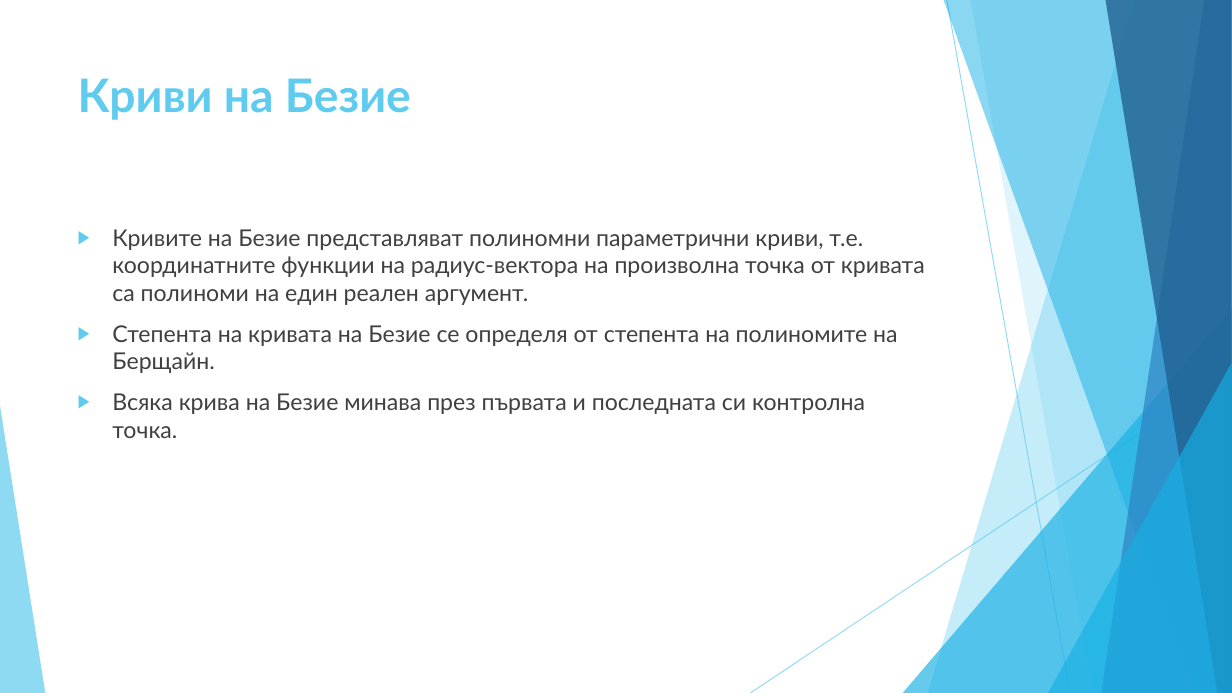
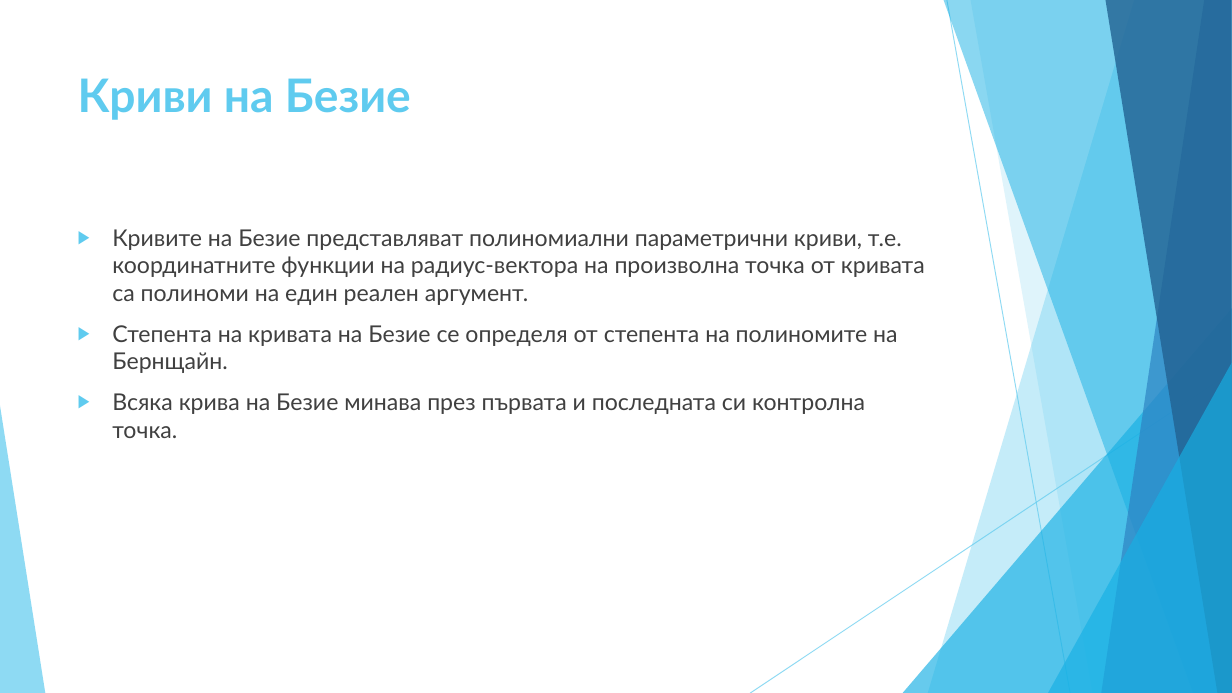
Before and after one commit to todorzhelev/STS, a slide deck: slide 2 of presentation/PresentationFinal.pptx. Drawn at 1232x693 pixels with LibreOffice and Linux fonts; fonts in the diff are those of the drawing. Boxes give left, top, right and bottom in pixels: in the first picture for what was removed or moved away, otherwise in the second. Text is boxed around its words. In the diff, an @@ line names an element or a change of style, - is before the commit and + after.

Commit message:
- changes to the presentation

```diff
--- a/presentation/PresentationFinal.pptx
+++ b/presentation/PresentationFinal.pptx
@@ text at <box>112,229,925,373</box>: text changed @@
-▶ Кривите на Безие представляват полиномни параметрични криви, т.е. координатните функции на радиус-вектора на произволна точка от кривата са полиноми на един реален аргумент.
-▶ Степента на кривата на Безие се определя от степента на полиномите на Берщайн.
+▶ Кривите на Безие представляват полиномиални параметрични криви, т.е. координатните функции на радиус-вектора на произволна точка от кривата са полиноми на един реален аргумент.
+▶ Степента на кривата на Безие се определя от степента на полиномите на Бернщайн.
```
Also in this commit, not shown: 3 other slides changed, 2 other files.
